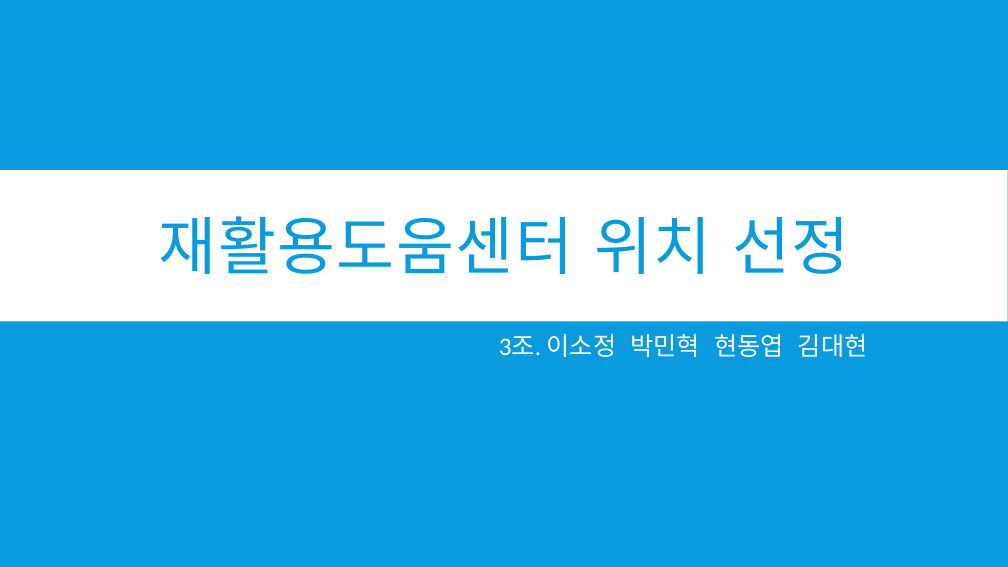
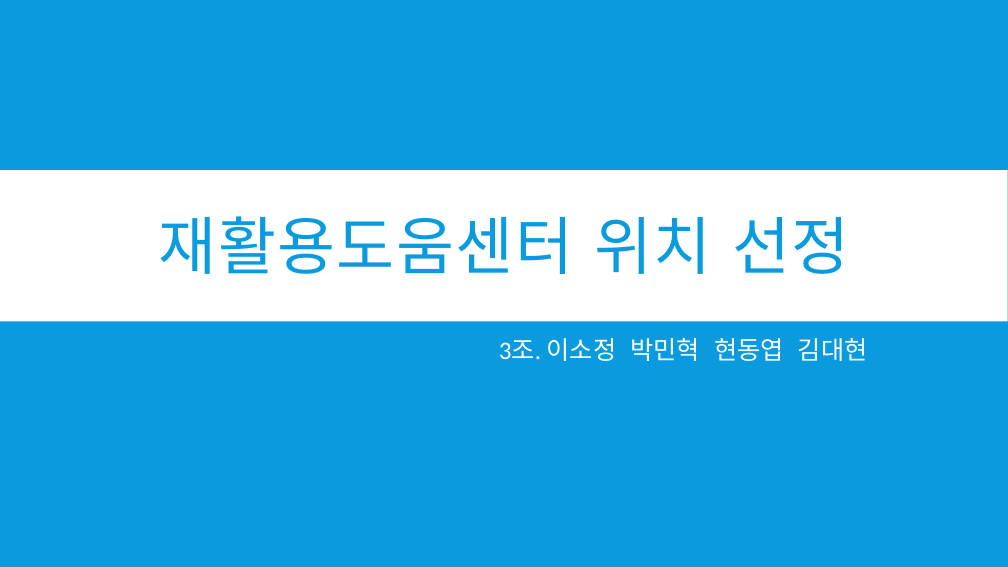
Before and after one commit to so-jeong0127/Python-Project, a slide deck: slide 1 of 재활용도움센터 위치 선정.pptx. Drawn at 1008x567 pixels with LibreOffice and Linux fonts; fonts in the diff are those of the drawing. Boxes give left, top, right and bottom in pixels: in the first picture for what was removed or moved away, otherwise in the second. Text is boxed around its words. In the diff, an @@ line names an element or a change of style, - is before the commit and + after.

```diff
--- a/재활용도움센터 위치 선정.pptx
+++ b/재활용도움센터 위치 선정.pptx
@@ subtitle "3조. 이소정 박민혁 현동엽 김대현": place and size @@
-subtitle "3조. 이소정 박민혁 현동엽 김대현" at (499,334,868,357)
+subtitle "3조. 이소정 박민혁 현동엽 김대현" at (499,338,868,361)
```
Also in this commit, not shown: 4 other slides changed.
